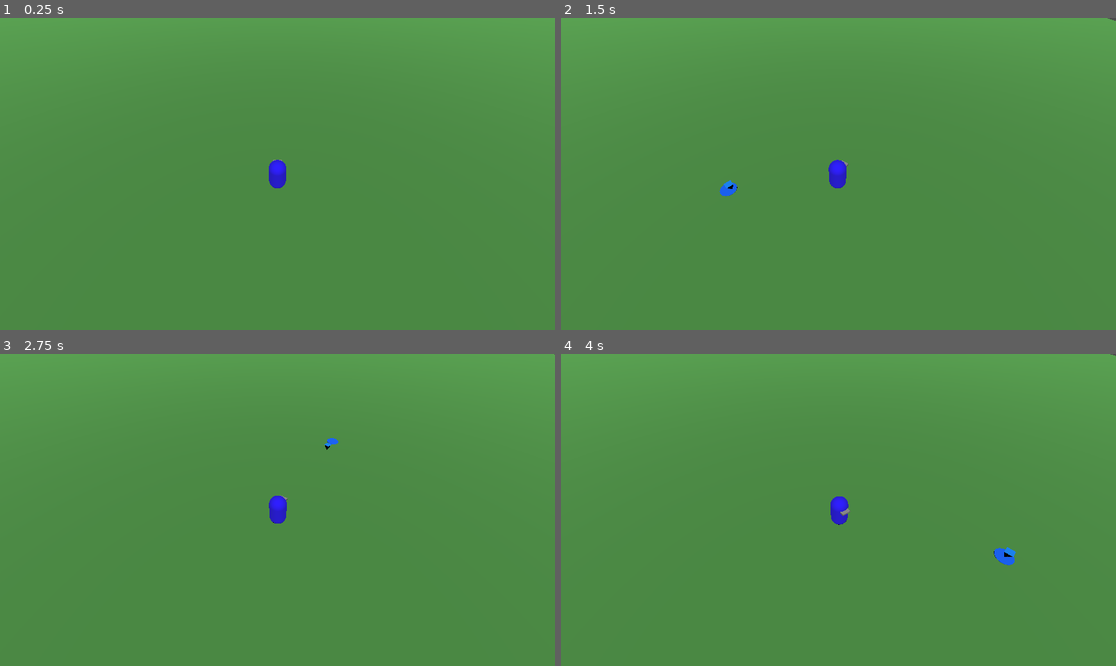
Above: before the commit, frames 1-4 (two rows, left to right).
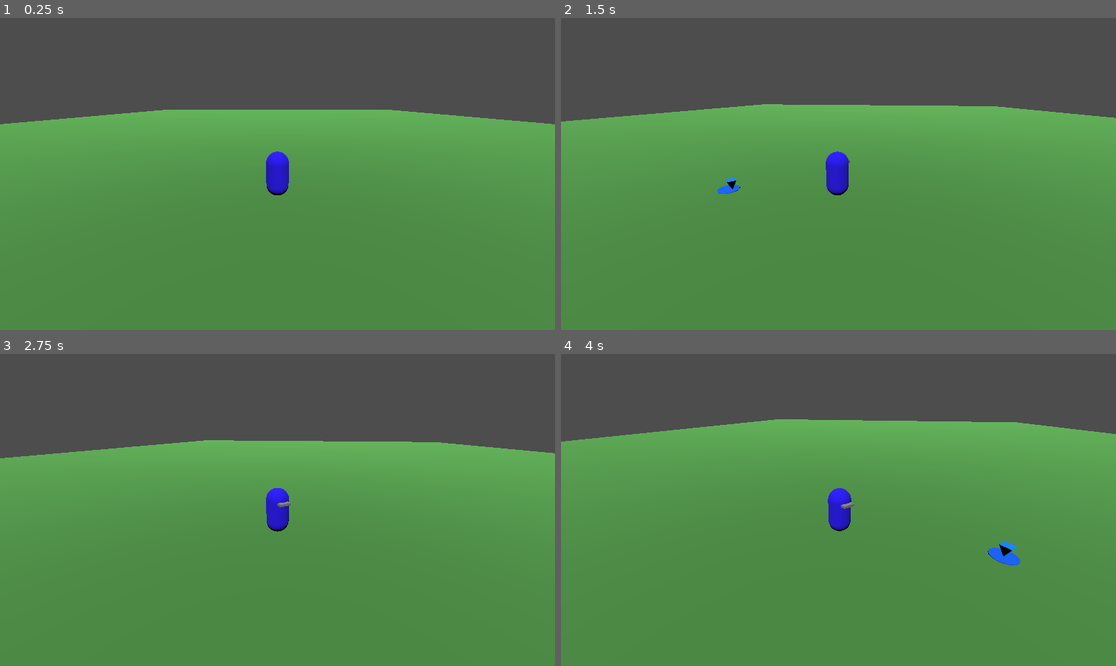
Above: after the commit, the same moments.

Repository: vitorreao/dungeon_walkers
Game: Godot game, scene res://Level.tscn
Same seed, same stepped clock (60 frames per second), same inputs: the game is played once before the commit and once after it.
Inputs (mouse positions are in pixels of both pictures, inside the frame that each line leads up to):
- Up to frame 1 (0.25 s): no input
- Up to frame 2 (1.5 s): tap Enter at 0.5 s; move the mouse to (960, 158) at 0.52 s; hold Right mouse button (Orbit) 0.53-1.28 s; click (960, 158) at 0.67 s; tap Space at 1.25 s; move the mouse to (727, 189) at 1.27 s; click (727, 189) at 1.35 s
- Up to frame 3 (2.75 s): right-click (166, 525) at 1.55 s; move the mouse to (333, 441) at 2.02 s; hold Right mouse button (Orbit) from 2.03 s (still down); click (333, 441) at 2.17 s
- Up to frame 4 (4 s): move the mouse to (810, 572) at 2.77 s; release Right mouse button (Orbit) at 2.78 s; right-click (810, 572) at 2.85 s; click (810, 572) at 2.92 s; move the mouse to (1005, 556) at 3.52 s; press the mouse at (1005, 556) at 3.53 s; right-click (1005, 556) at 3.8 s

The runs differ from the first frame. In frame 1, 39% of the frame differs, in the area x 0-100%, y 0-57%; in frame 2, 37%; in frame 3, 37%; in frame 4, 30%.

Commit message:
Add Camera rotation

Diff:
--- a/Level.tscn
+++ b/Level.tscn
@@ -26,7 +26,7 @@
 transform = Transform3D(1, 0, 0, 0, 1, 0, 0, 0, 1, 0, 1.02483, 0)
 
 [node name="Camera3D" type="Camera3D" parent="." node_paths=PackedStringArray("target")]
-transform = Transform3D(1, 0, 0, 0, 0.642788, 0.766044, 0, -0.766044, 0.642788, 0, 9, 7.5)
+transform = Transform3D(1, 0, 0, 0, 1, 0, 0, 0, 1, 0, 9, 7.5)
 script = ExtResource("2_e1tij")
 target = NodePath("../Player")
 
--- a/camera_movement.gd
+++ b/camera_movement.gd
@@ -1,11 +1,31 @@
 extends Camera3D
 
 @export var target: Node3D
-@export var distance_to_target: Vector3 = Vector3(0.0, 9.0, 7.5)
+@export var distance_to_target: float = 9
+@export var sensitivity: float = 0.01
+
+var _start_mouse_position: Vector2
+var _axis: Vector2
+var _is_rotating: bool = false
+var _yaw: float
+var _pitch: float
 
 # Called when the node enters the scene tree for the first time.
 func _ready():
 	assert(target != null)
 
+func _process(delta):
+	if Input.is_action_just_pressed("Orbit"):
+		_start_mouse_position = get_viewport().get_mouse_position()
+	if Input.is_action_pressed("Orbit"):
+		_axis = get_viewport().get_mouse_position() - _start_mouse_position
+	if Input.is_action_just_released("Orbit"):
+		_axis = Vector2.ZERO
+
 func _physics_process(delta):
-	global_position = target.global_position + distance_to_target
+	_yaw -= _axis.x * sensitivity
+	_pitch -= _axis.y * sensitivity
+	_pitch = clamp(_pitch, -85, -20)
+	var target_rotation = Vector3(_pitch, _yaw, 0)
+	rotation_degrees = target_rotation
+	global_position = target.global_position + global_transform.basis.z * distance_to_target
